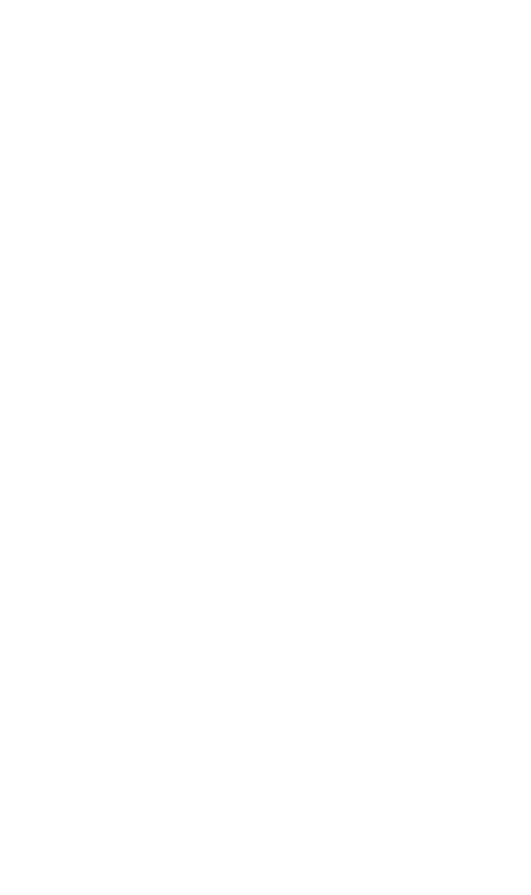
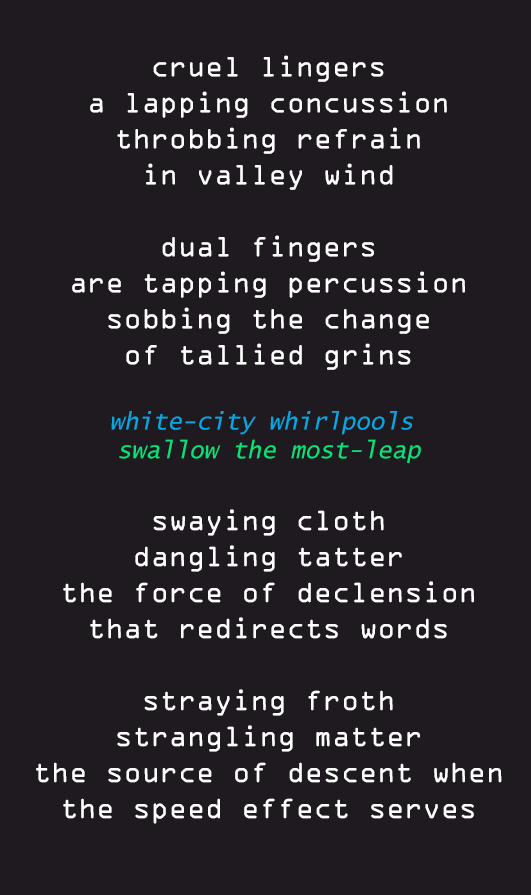
The second (531, 895) image is a revision of the first. Changes to its layers:
painted on "cruel lingers a lapping concussion throbbing refrain in valley" over (x1=36, y1=55, x2=502, y2=839)
added layer "Layer 1" over (x1=0, y1=0, x2=531, y2=895)
